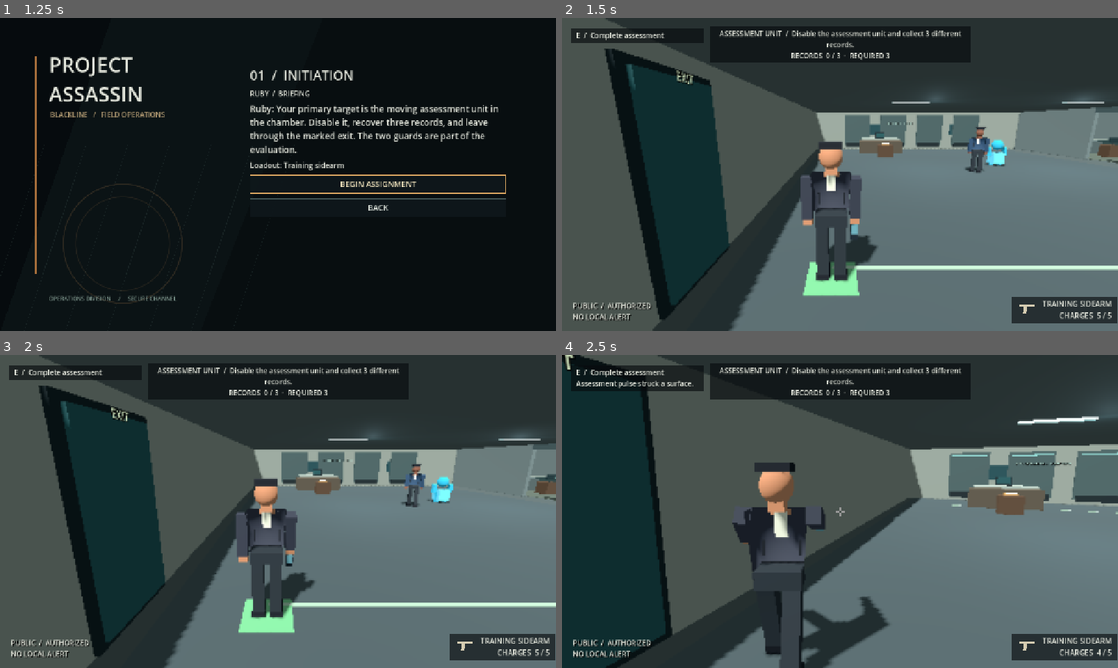
Above: before the commit, frames 1-4 (two rows, left to right).
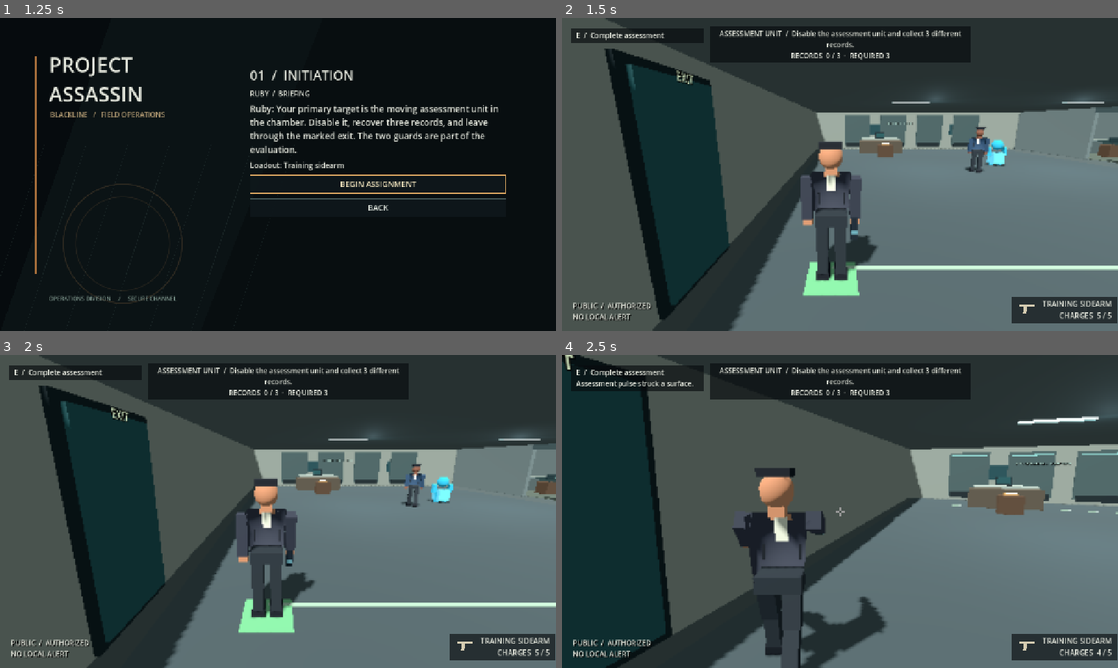
Above: after the commit, the same moments.

Repository: CoolgamerProXD/Stealty-Assasin-redesigned-computing-machine-Beta
Game: Godot game, scene res://scenes/main_menu.tscn
The game is run twice, just before and just after one commit, with the same random seed, the same clock (stepped at 60 frames per second) and the same inputs.
Inputs (mouse positions are in pixels of both pictures, inside the frame that each line leads up to):
- Up to frame 1 (1.25 s): click "CAMPAIGN / NEXT ASSIGNMENT" at 0.5 s
- Up to frame 2 (1.5 s): click "BEGIN ASSIGNMENT" at 1.25 s
- Up to frame 3 (2 s): no input
- Up to frame 4 (2.5 s): move the mouse to (867, 511) at 2.02 s; hold W (move_forward) from 2.03 s (still down); hold Right mouse button (aim) from 2.03 s (still down); click (867, 511) at 2.17 s; tap C (crouch) at 2.3 s

Frame 1 is identical in both runs. In frame 2, 0.1% of the frame differs, in the area x 45-76%, y 46-85%; in frame 3, 0.1%; in frame 4, 1.6%, in the area x 30-59%, y 34-100%.

Commit message:
Add articulated crouch and stride-synchronised footsteps
Co-authored-by: arena-agent <297053741+arena-agent@users.noreply.github.com>

Diff:
--- a/scripts/audio/procedural_sound.gd
+++ b/scripts/audio/procedural_sound.gd
@@ -21,3 +21,27 @@
   stream.loop_begin = 0
   stream.loop_end = samples
  return stream
+
+# A soft original synthesized footfall with a short filtered-noise transient.
+# No sampled recordings or external sound assets are used.
+static func footstep() -> AudioStreamWAV:
+ var rate := 11025
+ var count := int(0.12 * rate)
+ var bytes := PackedByteArray()
+ bytes.resize(count * 2)
+ var state: int = 51273
+ var filtered := 0.0
+ for i: int in range(count):
+  state = (state * 1103515245 + 12345) & 0x7fffffff
+  var noise := float(state % 65536) / 32768.0 - 1.0
+  filtered = lerpf(filtered, noise, 0.16)
+  var t := float(i) / float(rate)
+  var fade := exp(-t * 35.0) * minf(t * 120.0, 1.0)
+  var sound := (filtered * 0.65 + sin(TAU * 83.0 * t) * 0.35) * fade * 0.14
+  bytes.encode_s16(i * 2, int(clampf(sound, -1.0, 1.0) * 32767))
+ var stream := AudioStreamWAV.new()
+ stream.format = AudioStreamWAV.FORMAT_16_BITS
+ stream.mix_rate = rate
+ stream.stereo = false
+ stream.data = bytes
+ return stream
--- a/scripts/player/player.gd
+++ b/scripts/player/player.gd
@@ -21,7 +21,7 @@
 var collision_shape: CollisionShape3D
 var stance_height: float = 1.8
 var camera_kick: float = 0.0
-var footstep_clock: float = 0.0
+var last_footstep_index: int = 0
 var footsteps: AudioStreamPlayer3D
 
 func _ready() -> void:
@@ -51,7 +51,7 @@
  camera.current = true
  camera.fov = 68.0
  footsteps = AudioStreamPlayer3D.new()
- footsteps.stream = ProceduralSound.tone(90.0, 0.07, 0.035)
+ footsteps.stream = ProceduralSound.footstep()
  footsteps.max_distance = 6.0
  add_child(footsteps)
  pivot.rotation.x = -0.22
@@ -109,7 +109,7 @@
  var capsule := collision_shape.shape as CapsuleShape3D
  capsule.height = stance_height
  collision_shape.position.y = stance_height * 0.5
- body_mesh.scale.y = stance_height / 1.8
+ body_mesh.crouch_amount = clampf((1.8 - stance_height) / 0.65, 0.0, 1.0)
  body_mesh.weapon_equipped = equipment.selected == "training_sidearm"
  body_mesh.weapon_aiming = aiming and body_mesh.weapon_equipped
  pivot.position.y = 1.5 * stance_height / 1.8
@@ -127,13 +127,12 @@
  elif aiming:
   body_mesh.rotation.y = lerp_angle(body_mesh.rotation.y, 0.0, 1.0 - exp(-delta * 12.0))
  body_mesh.animate_motion(delta, moving_speed)
- if is_on_floor() and moving_speed > 0.5:
-  footstep_clock -= delta
-  if footstep_clock <= 0.0:
-   footsteps.pitch_scale = 0.85 if crouching else (1.15 if moving_speed > 3.3 else 1.0)
-   footsteps.play()
-   footstep_clock = clampf(PI / (2.6 * moving_speed), 0.27, 0.85)
- else: footstep_clock = minf(footstep_clock, 0.1)
+ # Trigger steps from the same phase driving the legs, not a separate timer.
+ var step_index := floori(body_mesh.phase / PI)
+ if is_on_floor() and moving_speed > 0.5 and step_index != last_footstep_index:
+  footsteps.pitch_scale = 0.85 if crouching else (1.15 if moving_speed > 3.3 else 1.0)
+  footsteps.play()
+ last_footstep_index = step_index
 
 # Test the full standing capsule against real geometry; never grow through a ceiling.
 func _can_stand() -> bool:
--- a/scripts/visuals/stylized_person.gd
+++ b/scripts/visuals/stylized_person.gd
@@ -5,6 +5,10 @@
 var appearance_seed: int = 0
 var left_leg: Node3D
 var right_leg: Node3D
+var left_knee: Node3D
+var right_knee: Node3D
+var upper_body: Node3D
+var crouch_amount: float = 0.0
 var left_arm: Node3D
 var right_arm: Node3D
 var torso: MeshInstance3D
@@ -21,16 +25,19 @@
 var clothing: StandardMaterial3D
 
 func _ready() -> void:
+ upper_body = Node3D.new()
+ upper_body.name = "UpperBody"
+ add_child(upper_body)
  var skin_variants: Array[Color] = [Color(0.68, 0.46, 0.34), Color(0.46, 0.29, 0.23), Color(0.76, 0.57, 0.46), Color(0.56, 0.39, 0.30)]
  var hair_variants: Array[Color] = [Color(0.12, 0.13, 0.15), Color(0.23, 0.15, 0.12), Color(0.10, 0.09, 0.08)]
  var skin := _material(skin_variants[absi(appearance_seed) % skin_variants.size()])
  var dark := _material(hair_variants[absi(appearance_seed) % hair_variants.size()])
  clothing = _material(_role_color())
  var trousers := _material(Color(0.16, 0.18, 0.20))
- torso = _box(self, Vector3(0, 1.22, 0), Vector3(0.48, 0.60, 0.24), clothing)
+ torso = _box(upper_body, Vector3(0, 1.22, 0), Vector3(0.48, 0.60, 0.24), clothing)
  torso.mesh = _jacket_mesh()
- _box(self, Vector3(0, 0.91, 0), Vector3(0.42, 0.16, 0.23), trousers)
- _box(self, Vector3(0, 1.56, 0), Vector3(0.14, 0.12, 0.14), skin)
+ _box(upper_body, Vector3(0, 0.91, 0), Vector3(0.42, 0.16, 0.23), trousers)
+ _box(upper_body, Vector3(0, 1.56, 0), Vector3(0.14, 0.12, 0.14), skin)
  var head := MeshInstance3D.new()
  var sphere := SphereMesh.new()
  sphere.radius = 0.15
@@ -40,39 +47,39 @@
  head.mesh = sphere
  head.position = Vector3(0, 1.73, 0)
  head.material_override = skin
- add_child(head)
- _box(self, Vector3(0, 1.88, 0.015), Vector3(0.28, 0.07, 0.23), dark)
+ upper_body.add_child(head)
+ _box(upper_body, Vector3(0, 1.88, 0.015), Vector3(0.28, 0.07, 0.23), dark)
  var eye := _material(Color(0.08, 0.09, 0.10))
- _box(self, Vector3(-0.055, 1.76, -0.143), Vector3(0.035, 0.025, 0.015), eye)
- _box(self, Vector3(0.055, 1.76, -0.143), Vector3(0.035, 0.025, 0.015), eye)
- _box(self, Vector3(0, 1.72, -0.158), Vector3(0.035, 0.045, 0.04), skin)
- _box(self, Vector3(0, 1.66, -0.143), Vector3(0.07, 0.012, 0.015), dark)
+ _box(upper_body, Vector3(-0.055, 1.76, -0.143), Vector3(0.035, 0.025, 0.015), eye)
+ _box(upper_body, Vector3(0.055, 1.76, -0.143), Vector3(0.035, 0.025, 0.015), eye)
+ _box(upper_body, Vector3(0, 1.72, -0.158), Vector3(0.035, 0.045, 0.04), skin)
+ _box(upper_body, Vector3(0, 1.66, -0.143), Vector3(0.07, 0.012, 0.015), dark)
  # Lapels, collar and belt establish clothed silhouettes instead of a capsule.
- _box(self, Vector3(0, 1.38, -0.127), Vector3(0.12, 0.27, 0.02), _material(Color(0.78, 0.77, 0.70)))
- _box(self, Vector3(0, 0.98, -0.13), Vector3(0.40, 0.06, 0.025), dark)
+ _box(upper_body, Vector3(0, 1.38, -0.127), Vector3(0.12, 0.27, 0.02), _material(Color(0.78, 0.77, 0.70)))
+ _box(upper_body, Vector3(0, 0.98, -0.13), Vector3(0.40, 0.06, 0.025), dark)
  # Visible jacket seams, collar and a small lapel accent give the silhouette
  # structure without introducing any imported assets.
  for x: float in [-0.17, 0.17]:
-  _box(self, Vector3(x, 1.26, -0.13), Vector3(0.025, 0.38, 0.02), dark)
- _box(self, Vector3(0, 1.48, -0.13), Vector3(0.20, 0.06, 0.025), skin)
- left_leg = _limb(Vector3(-0.12, 0.88, 0), Vector3(0.16, 0.76, 0.18), trousers)
- right_leg = _limb(Vector3(0.12, 0.88, 0), Vector3(0.16, 0.76, 0.18), trousers)
- _box(left_leg, Vector3(0, -0.82, -0.06), Vector3(0.18, 0.12, 0.30), dark)
- _box(right_leg, Vector3(0, -0.82, -0.06), Vector3(0.18, 0.12, 0.30), dark)
- left_arm = _limb(Vector3(-0.31, 1.47, 0), Vector3(0.14, 0.54, 0.16), clothing)
- right_arm = _limb(Vector3(0.31, 1.47, 0), Vector3(0.14, 0.54, 0.16), clothing)
+  _box(upper_body, Vector3(x, 1.26, -0.13), Vector3(0.025, 0.38, 0.02), dark)
+ _box(upper_body, Vector3(0, 1.48, -0.13), Vector3(0.20, 0.06, 0.025), skin)
+ left_leg = _leg(Vector3(-0.12, 0.88, 0), trousers, dark)
+ right_leg = _leg(Vector3(0.12, 0.88, 0), trousers, dark)
+ left_knee = left_leg.get_node("Knee")
+ right_knee = right_leg.get_node("Knee")
+ left_arm = _limb(Vector3(-0.31, 1.47, 0), Vector3(0.14, 0.54, 0.16), clothing, upper_body)
+ right_arm = _limb(Vector3(0.31, 1.47, 0), Vector3(0.14, 0.54, 0.16), clothing, upper_body)
  _box(left_arm, Vector3(0, -0.57, 0), Vector3(0.12, 0.13, 0.13), skin)
  _box(right_arm, Vector3(0, -0.57, 0), Vector3(0.12, 0.13, 0.13), skin)
  if role == "security":
-  _box(self, Vector3(-0.14, 1.40, -0.15), Vector3(0.09, 0.08, 0.02), _material(Color(0.68, 0.72, 0.65)))
-  _box(self, Vector3(0, 1.95, 0), Vector3(0.34, 0.07, 0.28), dark)
+  _box(upper_body, Vector3(-0.14, 1.40, -0.15), Vector3(0.09, 0.08, 0.02), _material(Color(0.68, 0.72, 0.65)))
+  _box(upper_body, Vector3(0, 1.95, 0), Vector3(0.34, 0.07, 0.28), dark)
  if role == "ruby":
-  _box(self, Vector3(0, 1.61, 0.12), Vector3(0.29, 0.48, 0.09), dark)
-  _box(self, Vector3(0, 1.03, 0.02), Vector3(0.48, 0.40, 0.25), clothing)
-  _box(self, Vector3(0, 1.40, -0.15), Vector3(0.06, 0.24, 0.02), _material(Color(0.68, 0.41, 0.32)))
+  _box(upper_body, Vector3(0, 1.61, 0.12), Vector3(0.29, 0.48, 0.09), dark)
+  _box(upper_body, Vector3(0, 1.03, 0.02), Vector3(0.48, 0.40, 0.25), clothing)
+  _box(upper_body, Vector3(0, 1.40, -0.15), Vector3(0.06, 0.24, 0.02), _material(Color(0.68, 0.41, 0.32)))
  if role == "manager":
-  _box(self, Vector3(0, 1.38, -0.15), Vector3(0.06, 0.29, 0.025), _material(Color(0.68, 0.42, 0.20)))
-  _box(self, Vector3(-0.13, 1.45, -0.15), Vector3(0.09, 0.06, 0.02), _material(Color(0.85, 0.67, 0.31)))
+  _box(upper_body, Vector3(0, 1.38, -0.15), Vector3(0.06, 0.29, 0.025), _material(Color(0.68, 0.42, 0.20)))
+  _box(upper_body, Vector3(-0.13, 1.45, -0.15), Vector3(0.09, 0.06, 0.02), _material(Color(0.85, 0.67, 0.31)))
 
 # Original stylized assessment sidearm, attached to the animated hand joint.
 func add_sidearm() -> void:
@@ -84,6 +91,10 @@
  var accent := _material(Color(0.36, 0.54, 0.58))
  _box(weapon, Vector3(0, -0.16, 0), Vector3(0.10, 0.34, 0.10), metal)
  _box(weapon, Vector3(0, -0.13, 0.07), Vector3(0.08, 0.13, 0.10), accent)
+ # Project-original stylised device: a separate grip, casing and front sight.
+ _box(weapon, Vector3(0, -0.04, 0.085), Vector3(0.085, 0.18, 0.09), metal)
+ _box(weapon, Vector3(0, -0.25, -0.055), Vector3(0.07, 0.17, 0.025), accent)
+ _box(weapon, Vector3(0, -0.34, -0.03), Vector3(0.04, 0.03, 0.04), metal)
  var flash_mat := _material(Color(1.0, 0.85, 0.32))
  flash_mat.shading_mode = BaseMaterial3D.SHADING_MODE_UNSHADED
  muzzle_flash = _box(weapon, Vector3(0, -0.38, 0), Vector3(0.13, 0.14, 0.13), flash_mat)
@@ -115,8 +126,16 @@
  weapon_aim_blend = move_toward(weapon_aim_blend, 1.0 if weapon_aiming and weapon_equipped else 0.0, delta * 4.0)
  torso.rotation.z = sin(idle_phase * 0.5) * 0.008
  torso.rotation.x = sin(idle_phase * 0.5) * 0.008
- left_leg.rotation.x = lerp_angle(left_leg.rotation.x, swing, blend)
- right_leg.rotation.x = lerp_angle(right_leg.rotation.x, -swing, blend)
+ # Independent knees bend during swing and crouch. Torso descends without
+ # squashing the head or changing the model's horizontal proportions.
+ upper_body.position.y = lerpf(upper_body.position.y, -0.70 * crouch_amount, blend)
+ left_leg.position.y = lerpf(left_leg.position.y, 0.88 - 0.52 * crouch_amount, blend)
+ right_leg.position.y = left_leg.position.y
+ var stride := swing * (1.0 - 0.45 * crouch_amount)
+ left_leg.rotation.x = lerp_angle(left_leg.rotation.x, stride + 1.10 * crouch_amount, blend)
+ right_leg.rotation.x = lerp_angle(right_leg.rotation.x, -stride + 1.10 * crouch_amount, blend)
+ left_knee.rotation.x = lerp_angle(left_knee.rotation.x, -2.20 * crouch_amount - maxf(0.0, -swing) * 0.65, blend)
+ right_knee.rotation.x = lerp_angle(right_knee.rotation.x, -2.20 * crouch_amount - maxf(0.0, swing) * 0.65, blend)
  var left_pose := -swing * 0.7
  if speed < 0.1 and idle_activity == "conversing": left_pose = 0.30 + sin(idle_phase * 0.6) * 0.16
  elif speed < 0.1 and idle_activity == "working": left_pose = 0.40 + sin(idle_phase * 0.5) * 0.06
@@ -161,9 +180,22 @@
  parent.add_child(part)
  return part
 
-func _limb(pos: Vector3, size: Vector3, mat: Material) -> Node3D:
+func _limb(pos: Vector3, size: Vector3, mat: Material, parent: Node3D) -> Node3D:
  var joint := Node3D.new()
  joint.position = pos
- add_child(joint)
+ parent.add_child(joint)
  _box(joint, Vector3(0, -size.y * 0.5, 0), size, mat)
  return joint
+
+func _leg(pos: Vector3, trousers: Material, shoes: Material) -> Node3D:
+ var hip := Node3D.new()
+ hip.position = pos
+ add_child(hip)
+ _box(hip, Vector3(0,-0.195,0), Vector3(0.16,0.39,0.18), trousers)
+ var knee := Node3D.new()
+ knee.name = "Knee"
+ knee.position = Vector3(0,-0.39,0)
+ hip.add_child(knee)
+ _box(knee, Vector3(0,-0.195,0), Vector3(0.14,0.39,0.16), trousers)
+ _box(knee, Vector3(0,-0.42,-0.06), Vector3(0.18,0.12,0.30), shoes)
+ return hip
--- a/tests/camera_display_test.gd
+++ b/tests/camera_display_test.gd
@@ -168,7 +168,7 @@
   cinematic.call("_apply_timeline", moment, 0.0)
   if absf(cinematic.get("actor").position.y) > 0.001 or absf(cinematic.get("ruby").position.y) > 0.001: grounded = false
   for figure: StylizedPerson in [cinematic.get("actor"), cinematic.get("ruby")]:
-   var shoe := figure.left_leg.get_child(1) as MeshInstance3D
+   var shoe := figure.left_knee.get_child(1) as MeshInstance3D
    if shoe.global_position.y - 0.06 < -0.01: grounded = false
  check(grounded, "cinematic actor roots remain on ground plane through timeline")
  cinematic.call("_apply_timeline", 10.0, 0.0)
--- a/tests/cinema_capture_test.gd
+++ b/tests/cinema_capture_test.gd
@@ -20,7 +20,7 @@
  await RenderingServer.frame_post_draw
  var image := root.get_texture().get_image()
  image.save_png(output.path_join(name + ".png"))
- if name in ["cinema_hotel_lobby", "cinema_hotel_corridor", "cinema_initiation", "cinema_weapon_idle", "cinema_weapon_aim", "cinema_tung_chung", "cinema_hotel_wing", "cinema_hotel_upper", "cinema_hotel_intel", "cinema_city", "cinema_ngong_ping", "cinema_hotel_footprint"]:
+ if name in ["cinema_hotel_lobby", "cinema_hotel_corridor", "cinema_initiation", "cinema_weapon_idle", "cinema_weapon_aim", "cinema_tung_chung", "cinema_hotel_wing", "cinema_hotel_upper", "cinema_hotel_intel", "cinema_city", "cinema_ngong_ping", "cinema_hotel_footprint", "cinema_player_crouch"]:
   var thumb := image.duplicate() as Image
   thumb.resize(320, 180)
   thumb.save_jpg(output.path_join(name + "_thumb.jpg"), 0.50)
@@ -112,6 +112,12 @@
  player.camera.make_current()
  for i: int in range(20): await physics_frame
  await capture("cinema_weapon_idle")
+ Input.action_press("crouch")
+ for i: int in range(30): await physics_frame
+ await capture("cinema_player_crouch")
+ check(player.body_mesh.crouch_amount > 0.9 and player.body_mesh.left_knee.rotation.x < -1.0, "crouch pose bends rather than compressing the whole model")
+ Input.action_release("crouch")
+ for i: int in range(30): await physics_frame
  var aim := InputEventMouseButton.new()
  aim.button_index = MOUSE_BUTTON_RIGHT
  aim.pressed = true
--- a/tests/run_tests.gd
+++ b/tests/run_tests.gd
@@ -608,6 +608,7 @@
  Input.action_press("crouch")
  await create_timer(0.4).timeout
  check(init_player.crouching and init_player.stance_height < 1.3 and init_player.pivot.position.y < 1.2, "crouch smoothly lowers collision and camera")
+ check(init_player.body_mesh.scale == Vector3.ONE and init_player.body_mesh.upper_body.position.y < -0.35 and init_player.body_mesh.left_knee.rotation.x < -0.8, "crouch bends knees and lowers torso without shrinking character")
  var ceiling := StaticBody3D.new()
  var ceiling_collision := CollisionShape3D.new()
  var ceiling_box := BoxShape3D.new()
@@ -623,6 +624,7 @@
  ceiling.queue_free()
  await create_timer(0.4).timeout
  check(not init_player.crouching and init_player.stance_height > 1.75, "player stands after crouch when space is clear")
+ check(init_player.body_mesh.upper_body.position.y > -0.2 and absf(init_player.body_mesh.left_knee.rotation.x) < 0.5, "standing smoothly restores posture")
  check(init_npcs[0].global_position.distance_to(start_guard) > 0.2, "Initiation guard follows its route")
  for init_guard: HotelNpc in init_npcs: init_guard.collision_layer = 0
  var nearby: Interactable = init_objects[0]
